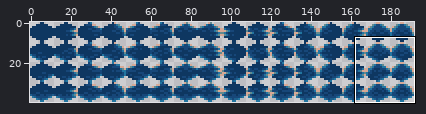
File history of a sprite sheet, assets/raw/tiles/tilesheet_water.png. The picture above shows the old version from afar; the outline marks the close-up.
Close-up. First the earlier version:
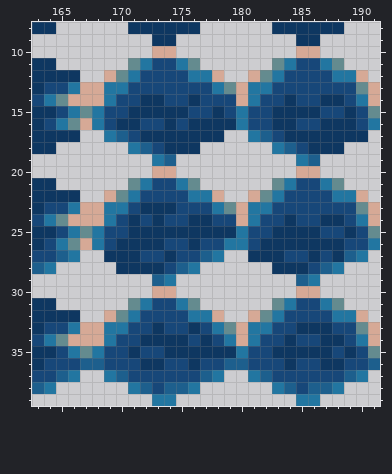
The file is 192x40 pixels. Shown: x 163..191, y 8..39. The commit also changed other parts of the picture, which this record leaves out.
After:
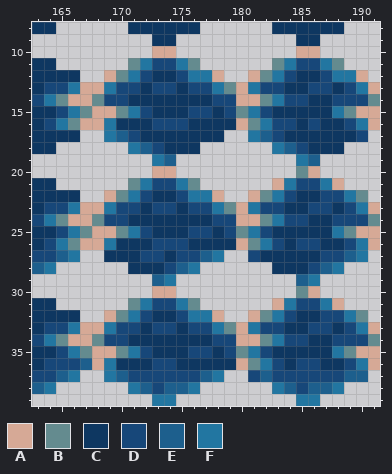
Palette (. is transparent): A #d6a996  B #648b8f  C #0e3761  D #174779  E #1d5f8d  F #2276a1
Edits made:
Colour B becomes colour A in row 15 at x 191; in row 21 at x 183 and 188; in row 25 at x 191; in row 31 at x 183 and 188; in row 35 at x 191.
Colour D becomes colour A in row 15 at x 169 and 190; in row 25 at x 169 and 190; in row 35 at x 169 and 190.
Colour E becomes colour A in row 36 at x 168, 180 and 191.
Colour F becomes colour A in row 14 at x 181; in row 15 at x 168; in row 16 at x 168, 180 and 191; in row 24 at x 181; in row 25 at x 168; in row 26 at x 168, 180 and 191.
Colour F becomes colour A in row 34 at x 181; in row 35 at x 168.
Colour A becomes colour B in row 14 at x 168 and 191; in row 20 at x 185; in row 22 at x 190; in row 24 at x 168 and 191; in row 30 at x 185; in row 32 at x 190.
Colour A becomes colour B in row 34 at x 168 and 191.
Colour C becomes colour B in row 15 at x 189; in row 25 at x 189; in row 35 at x 189.
Colour D becomes colour B in row 14 at x 182; in row 15 at x 170; in row 16 at x 181; in row 24 at x 182; in row 25 at x 170; in row 26 at x 181.
Colour D becomes colour B in row 34 at x 182; in row 35 at x 170; in row 36 at x 181.
Colour F becomes colour B in row 15 at x 180; in row 25 at x 180; in row 35 at x 180.
Colour D becomes colour C in row 12 at x 173 to 174 and 185 to 186; in row 13 at x 172, 175, 184 to 185 and 188; in row 14 at x 171, 174 to 175, 177 and 186; in row 15 at x 187; in row 16 at x 172 and 185; in row 22 at x 173 to 174 and 185 to 186.
Colour D becomes colour C in row 23 at x 175, 184 to 185 and 188; in row 24 at x 172, 174 to 175 and 186; in row 25 at x 187; in row 26 at x 177 to 178; in row 27 at x 184 to 185; in row 32 at x 173 to 174 and 185 to 186.
Colour D becomes colour C in row 33 at x 172, 175, 184 and 188; in row 34 at x 171, 176 and 186; in row 35 at x 173; in row 36 at x 170 to 171, 175 and 177 to 178.
Colour E becomes colour C in row 36 at x 179.
Colour F becomes colour C in row 26 at x 179.
Colour C becomes colour D in row 14 at x 184 and 188; in row 15 at x 172; in row 16 at x 174, 183 to 184 and 189; in row 17 at x 190; in row 23 at x 173 to 174; in row 24 at x 184 and 188.
Colour C becomes colour D in row 25 at x 172, 176 to 177 and 179; in row 26 at x 173, 183 and 185 to 186; in row 27 at x 181 and 188; in row 33 at x 173, 176 and 186 to 187; in row 34 at x 184 and 188; in row 35 at x 176 to 177 and 179.
Colour C becomes colour D in row 36 at x 173.
Colour F becomes colour D in row 13 at x 170 and 182; in row 14 at x 169 and 190; in row 22 at x 188; in row 23 at x 170 and 182; in row 24 at x 169 and 190; in row 32 at x 188.
Colour F becomes colour D in row 33 at x 170 and 182; in row 34 at x 169, 179 and 190; in row 37 at x 181.
Colour F becomes colour E in row 37 at x 190.
Colour B becomes colour F in row 13 at x 190; in row 23 at x 190; in row 33 at x 190.
Colour C becomes colour F in row 15 at x 171; in row 25 at x 171; in row 26 at x 182; in row 35 at x 171.
Colour D becomes colour F in row 14 at x 183; in row 15 at x 181 and 188; in row 16 at x 169, 182 and 190; in row 24 at x 183; in row 25 at x 181 and 188; in row 26 at x 169 and 190.
Colour D becomes colour F in row 34 at x 183; in row 35 at x 181 and 188; in row 36 at x 169, 182 and 190.
The author cleared colour C in row 28 at x 170.
Changed places in both close-ups, as pixel boxes (x1, y1, x2, y2):
changed: (92, 70, 380, 382)
